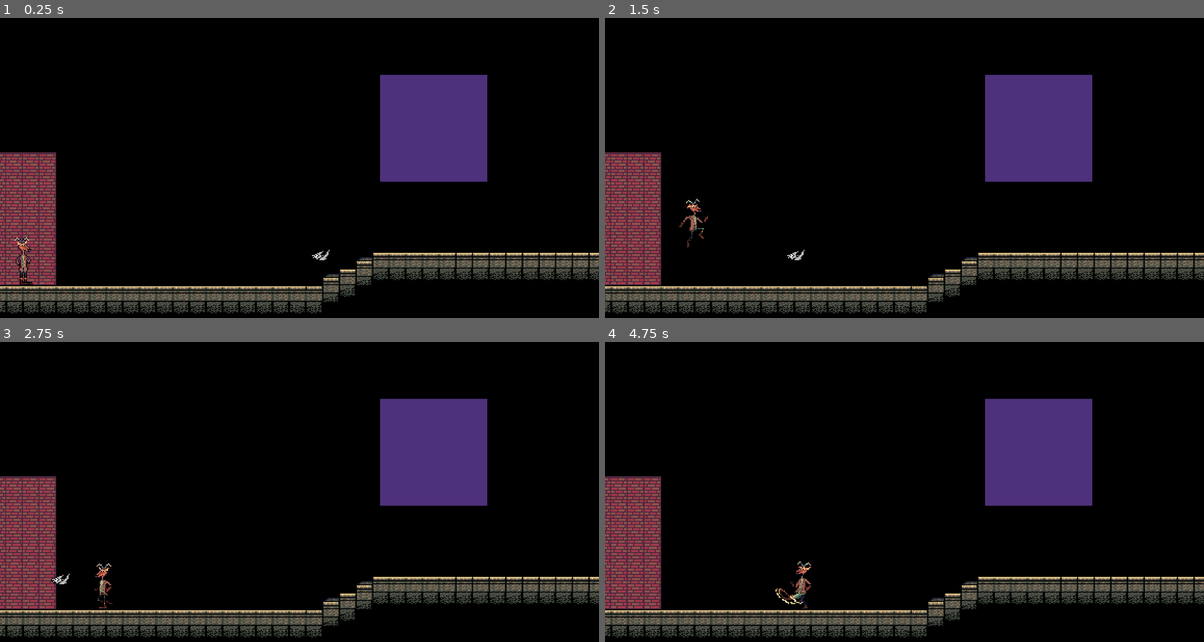
Above: before the commit, frames 1-4 (two rows, left to right).
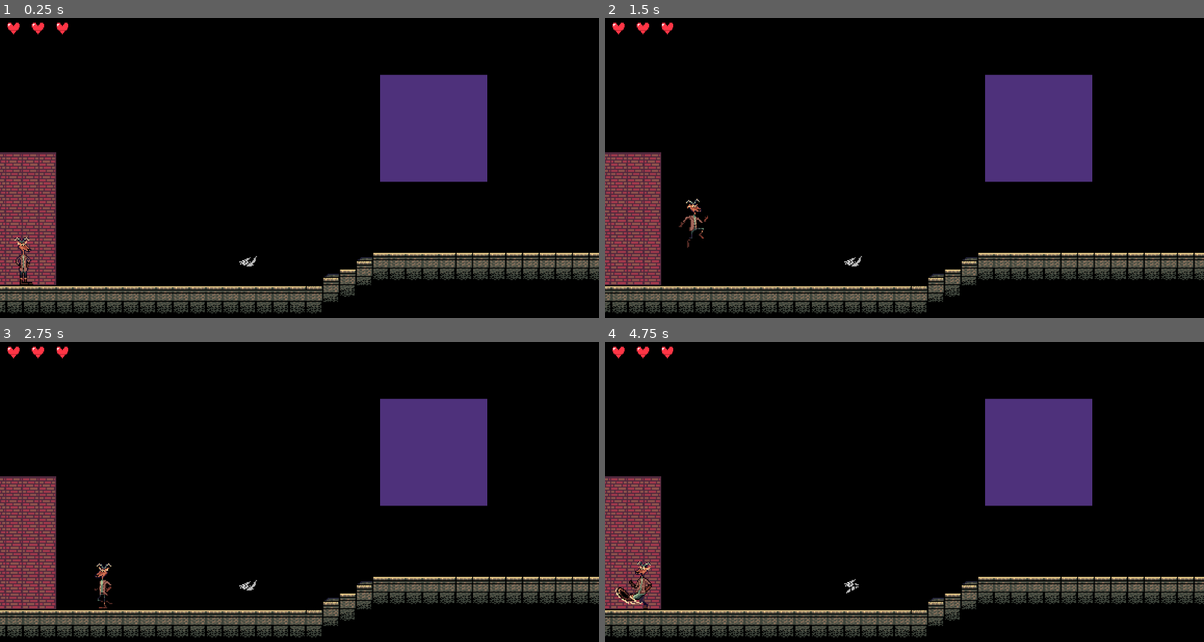
Above: after the commit, the same moments.

Repository: OcarinhaOfTime/gmtk_2025
Game: Godot game, scene res://scenes/physics_playground.tscn
Same seed, same stepped clock (60 frames per second), same inputs: the game is played once before the commit and once after it.
Inputs:
- Up to frame 1 (0.25 s): no input
- Up to frame 2 (1.5 s): hold D (move_right) from 0.53 s (still down); tap E (attack) at 0.6 s; tap W (move_up) at 0.77 s; tap Space (accept) at 1.35 s
- Up to frame 3 (2.75 s): tap W (move_up) at 1.52 s; tap E (attack) at 1.55, 2.1 s; release D (move_right) at 2.03 s; hold Left (move_left) from 2.03 s (still down)
- Up to frame 4 (4.75 s): release Left (move_left) at 2.78 s; hold D (move_right) 2.78-4.28 s; tap Shift (dash) at 2.85 s; tap W (move_up) at 3.02, 3.77, 4.52 s; tap E (attack) at 3.05, 3.8, 4.35 s; tap I (shoot) at 3.6 s; tap R (reload_game) at 4.15 s; hold Left (move_left) from 4.28 s (still down)

The runs differ from the first frame. In frame 1, 0.3% of the frame differs, in the area x 1-56%, y 1-83%; in frame 2, 0.3%; in frame 3, 0.3%; in frame 4, 0.9%, in the area x 1-43%, y 1-89%.

Commit message:
Added hud, attack collisions...

Diff:
--- a/project.godot
+++ b/project.godot
@@ -22,6 +22,12 @@
 [autoload]
 
 InputWrapper="*res://scripts/input_wrapper.gd"
+GameManager="*res://scripts/game_manager.gd"
+
+[global_group]
+
+player=""
+enemy=""
 
 [input]
 
--- a/scenes/enemy.tscn
+++ b/scenes/enemy.tscn
@@ -1,7 +1,8 @@
-[gd_scene load_steps=7 format=3 uid="uid://cyh2ffqolxs8r"]
+[gd_scene load_steps=8 format=3 uid="uid://cyh2ffqolxs8r"]
 
 [ext_resource type="Script" uid="uid://bv71a0nmdcv4q" path="res://scripts/enemy.gd" id="1_md0e3"]
 [ext_resource type="Texture2D" uid="uid://cux384bjf8jn1" path="res://sprites/npcs/bat.png" id="2_4ra3w"]
+[ext_resource type="Script" uid="uid://cllpdcivereov" path="res://scripts/health_component.gd" id="3_4ra3w"]
 
 [sub_resource type="AtlasTexture" id="AtlasTexture_j7wed"]
 atlas = ExtResource("2_4ra3w")
@@ -28,7 +29,7 @@
 [sub_resource type="CircleShape2D" id="CircleShape2D_5cnjq"]
 radius = 7.0
 
-[node name="enemy" type="Area2D"]
+[node name="enemy" type="Area2D" groups=["enemy"]]
 script = ExtResource("1_md0e3")
 speed = 50.0
 
@@ -39,3 +40,7 @@
 
 [node name="CollisionShape2D" type="CollisionShape2D" parent="."]
 shape = SubResource("CircleShape2D_5cnjq")
+
+[node name="HealthComponent" type="Node2D" parent="."]
+script = ExtResource("3_4ra3w")
+metadata/_custom_type_script = "uid://cllpdcivereov"
--- a/scenes/main.tscn
+++ b/scenes/main.tscn
@@ -126,7 +126,7 @@
 tile_set = ExtResource("6_tipki")
 
 [node name="foreground" type="TileMapLayer" parent="world"]
-z_index = 5
+z_index = -1
 tile_map_data = PackedByteArray("AAD1/wMAAQADAAwAAAD2/wMAAQADAAwAAAD3/wMAAQADAAwAAAD4/wMAAQADAAwAAAD5/wMAAQADAAwAAAD6/w …(1616 unchanged characters)…
 tile_set = ExtResource("6_tipki")
 
--- a/scenes/physics_playground.tscn
+++ b/scenes/physics_playground.tscn
@@ -1,11 +1,16 @@
-[gd_scene load_steps=9 format=4 uid="uid://cygpx11lfrcbv"]
+[gd_scene load_steps=12 format=4 uid="uid://cygpx11lfrcbv"]
 
 [ext_resource type="Script" uid="uid://bh73tehio0cnq" path="res://scripts/camera_2d.gd" id="1_xg02j"]
 [ext_resource type="PackedScene" uid="uid://cg4ryh153hehr" path="res://scenes/player.tscn" id="2_5cnjq"]
 [ext_resource type="Script" uid="uid://d1b7vua6g1m4l" path="res://scripts/debug_controls.gd" id="3_j7wed"]
+[ext_resource type="Script" uid="uid://dmo0dovy41too" path="res://scripts/hud.gd" id="4_civ24"]
+[ext_resource type="Texture2D" uid="uid://3bqgb0ig3fct" path="res://sprites/heart.png" id="4_j7wed"]
 [ext_resource type="TileSet" uid="uid://2evmh2xssyja" path="res://scenes/tileset1.tres" id="4_radsc"]
 [ext_resource type="PackedScene" uid="uid://cbaq4gwc2uqw2" path="res://scenes/ectoplasm.tscn" id="5_civ24"]
 [ext_resource type="PackedScene" uid="uid://cyh2ffqolxs8r" path="res://scenes/enemy.tscn" id="6_5cnjq"]
+
+[sub_resource type="StyleBoxFlat" id="StyleBoxFlat_j7wed"]
+bg_color = Color(0.6, 0.6, 0.6, 0)
 
 [sub_resource type="WorldBoundaryShape2D" id="WorldBoundaryShape2D_tbgi4"]
 
@@ -102,6 +107,54 @@
 layout_mode = 2
 text = "1.2"
 
+[node name="HUD" type="Control" parent="ui"]
+layout_mode = 3
+anchors_preset = 15
+anchor_right = 1.0
+anchor_bottom = 1.0
+grow_horizontal = 2
+grow_vertical = 2
+script = ExtResource("4_civ24")
+
+[node name="panel" type="PanelContainer" parent="ui/HUD"]
+layout_mode = 1
+anchors_preset = -1
+anchor_right = 1.0
+anchor_bottom = 0.15
+offset_left = 10.0
+offset_top = 10.0
+grow_horizontal = 2
+grow_vertical = 2
+theme_override_styles/panel = SubResource("StyleBoxFlat_j7wed")
+
+[node name="hbox" type="HBoxContainer" parent="ui/HUD/panel"]
+custom_minimum_size = Vector2(64, 0)
+layout_mode = 2
+size_flags_horizontal = 0
+size_flags_vertical = 0
+theme_override_constants/separation = 15
+
+[node name="heart" type="TextureRect" parent="ui/HUD/panel/hbox"]
+custom_minimum_size = Vector2(32, 32)
+layout_mode = 2
+texture = ExtResource("4_j7wed")
+expand_mode = 4
+stretch_mode = 4
+
+[node name="heart2" type="TextureRect" parent="ui/HUD/panel/hbox"]
+custom_minimum_size = Vector2(32, 32)
+layout_mode = 2
+texture = ExtResource("4_j7wed")
+expand_mode = 4
+stretch_mode = 4
+
+[node name="heart3" type="TextureRect" parent="ui/HUD/panel/hbox"]
+custom_minimum_size = Vector2(32, 32)
+layout_mode = 2
+texture = ExtResource("4_j7wed")
+expand_mode = 4
+stretch_mode = 4
+
 [node name="world" type="Node2D" parent="."]
 
 [node name="floor" type="StaticBody2D" parent="world"]
@@ -129,30 +182,30 @@
 tile_set = ExtResource("4_radsc")
 
 [node name="foreground" type="TileMapLayer" parent="world"]
-z_index = 5
+z_index = -1
 tile_map_data = PackedByteArray("AAD1/wMAAQADAAwAAAD2/wMAAQADAAwAAAD3/wMAAQADAAwAAAD4/wMAAQADAAwAAAD5/wMAAQADAAwAAAD6/w …(13552 unchanged characters)…
 tile_set = ExtResource("4_radsc")
 
 [node name="WorldEnvironment" type="WorldEnvironment" parent="."]
 environment = SubResource("Environment_tbgi4")
 
-[node name="Node2D" type="Node2D" parent="."]
-
-[node name="ectoplasm" parent="Node2D" instance=ExtResource("5_civ24")]
+[node name="ectoplasms" type="Node2D" parent="."]
+
+[node name="ectoplasm" parent="ectoplasms" instance=ExtResource("5_civ24")]
 position = Vector2(532, -49)
 
-[node name="ectoplasm2" parent="Node2D" instance=ExtResource("5_civ24")]
+[node name="ectoplasm2" parent="ectoplasms" instance=ExtResource("5_civ24")]
 position = Vector2(267, -103)
 
-[node name="ectoplasm3" parent="Node2D" instance=ExtResource("5_civ24")]
+[node name="ectoplasm3" parent="ectoplasms" instance=ExtResource("5_civ24")]
 position = Vector2(809, -80)
 
-[node name="ectoplasm4" parent="Node2D" instance=ExtResource("5_civ24")]
+[node name="ectoplasm4" parent="ectoplasms" instance=ExtResource("5_civ24")]
 position = Vector2(1488, -151)
 
-[node name="ectoplasm5" parent="Node2D" instance=ExtResource("5_civ24")]
+[node name="ectoplasm5" parent="ectoplasms" instance=ExtResource("5_civ24")]
 position = Vector2(1342, -75)
 
 [node name="enemy" parent="." instance=ExtResource("6_5cnjq")]
-position = Vector2(182, 18)
-speed = 100.0
+position = Vector2(87, 24)
+speed = 0.0
--- a/scenes/player.tscn
+++ b/scenes/player.tscn
@@ -12,6 +12,7 @@
 [ext_resource type="Script" uid="uid://cllpdcivereov" path="res://scripts/health_component.gd" id="10_y4r1p"]
 
 [sub_resource type="CapsuleShape2D" id="CapsuleShape2D_0wfyh"]
+radius = 6.0
 height = 36.0
 
 [sub_resource type="AtlasTexture" id="AtlasTexture_jej6c"]
@@ -271,18 +272,30 @@
 "speed": 10.0
 }]
 
-[node name="player" type="CharacterBody2D"]
+[sub_resource type="CircleShape2D" id="CircleShape2D_y4r1p"]
+radius = 14.0357
+
+[node name="player" type="CharacterBody2D" groups=["player"]]
 script = ExtResource("1_dqkch")
 
 [node name="CollisionShape2D" type="CollisionShape2D" parent="."]
+position = Vector2(1, 0)
 shape = SubResource("CapsuleShape2D_0wfyh")
 
 [node name="AnimatedSprite2D" type="AnimatedSprite2D" parent="."]
 position = Vector2(0, -6)
 sprite_frames = SubResource("SpriteFrames_tuyoq")
-animation = &"hurt"
+animation = &"jump_attack"
 autoplay = "idle"
 
 [node name="HealthComponent" type="Node2D" parent="."]
 script = ExtResource("10_y4r1p")
 metadata/_custom_type_script = "uid://cllpdcivereov"
+
+[node name="kick_hitbox" type="Area2D" parent="." groups=["player"]]
+position = Vector2(18, 0)
+monitoring = false
+
+[node name="CollisionShape2D" type="CollisionShape2D" parent="kick_hitbox" groups=["player"]]
+position = Vector2(-3, 0)
+shape = SubResource("CircleShape2D_y4r1p")
--- a/scripts/animated_shot.gd
+++ b/scripts/animated_shot.gd
@@ -5,6 +5,19 @@
 var dir = 1
 var exploding = false
 @onready var animated_shot = $animated_shot
+
+func _ready() -> void:
+	body_entered.connect(hit)
+	area_entered.connect(hit)
+
+func hit(b):
+	if b.is_in_group('player'):
+		return
+	if b.has_node('HealthComponent'):
+		b.get_node('HealthComponent').take_damage(1)
+
+	speed = 0
+	explode()
 
 func shoot(node, d):
 	dir = d
--- a/scripts/enemy.gd
+++ b/scripts/enemy.gd
@@ -3,6 +3,7 @@
 
 func _ready():
 	body_entered.connect(on_hit)
+	$HealthComponent.on_death.connect(queue_free)
 
 func on_hit(b):
 	if b.has_node('HealthComponent'):
--- /dev/null
+++ b/scripts/game_manager.gd
@@ -0,0 +1,7 @@
+extends Node
+
+
+# Called every frame. 'delta' is the elapsed time since the previous frame.
+func _process(_delta: float) -> void:
+	if Input.is_action_just_pressed('reload_game'):
+		get_tree().change_scene_to_file("res://scenes/physics_playground.tscn")
--- /dev/null
+++ b/scripts/hud.gd
@@ -0,0 +1,12 @@
+extends Control
+@onready var hearts = $panel/hbox.get_children()
+@onready var player_health = %player.get_node('HealthComponent')
+
+# Called when the node enters the scene tree for the first time.
+func _ready() -> void:
+	player_health.on_take_damage.connect(update_health)
+
+
+func update_health():
+	for i in range(len(hearts)):
+		hearts[i].visible = i < player_health.health
--- a/scripts/player.gd
+++ b/scripts/player.gd
@@ -18,10 +18,11 @@
 var direction = 0
 
 var ectoplasm = null
-
+@onready var kick_hitbox = $kick_hitbox
 @onready var animated_shot_scene = preload('res://scenes/animated_shot.tscn')
 
 func _ready() -> void:
+	kick_hitbox.visible = false
 	InputWrapper.on_jump.connect(jump)
 	InputWrapper.on_attack.connect(attack)
 	InputWrapper.on_shoot.connect(shoot)
@@ -31,6 +32,7 @@
 
 	anim.animation_finished.connect(on_animation_end)
 	$HealthComponent.on_take_damage.connect(take_dam)
+	kick_hitbox.area_entered.connect(on_kick_hit)
 
 func take_dam():
 	idle_timer = 0
@@ -43,6 +45,15 @@
 		return
 	is_attacking = true
 	anim.play('attack' if is_on_floor() else 'jump_attack')
+	await wait_for_n_process_frames(8)
+	kick_hitbox.monitoring = true
+	kick_hitbox.visible = true
+
+func on_kick_hit(b):
+	print(b.name)
+	if b.is_in_group('enemy') and b.has_node('HealthComponent'):
+		b.get_node('HealthComponent').take_damage(3)
+
 
 func shoot():
 	idle_timer = 0
@@ -80,6 +91,8 @@
 		await wait_for_floor()
 		is_attacking=false
 		anim.offset.x = 0
+		kick_hitbox.monitoring = false
+		kick_hitbox.visible = false
 
 	if is_shooting:
 		is_shooting=false
@@ -136,6 +149,7 @@
 	if velocity.x != 0:
 		idle_timer = 0
 		anim.flip_h = velocity.x < 0
+		kick_hitbox.position.x = -abs(kick_hitbox.position.x) if velocity.x < 0 else abs(kick_hitbox.position.x)
 
 	if is_attacking or is_shooting or taking_damage:
 		return
Not shown: 1 places in scenes/physics_playground.tscn that only renumber resources
Not shown: 1 places in scenes/player.tscn that only renumber resources
Binary file removed: scripts/anti_gif.gif
Not shown, added: scripts/game_manager.gd.uid
Not shown, added: scripts/hud.gd.uid
Binary file added: sprites/heart.png
Not shown, added: sprites/heart.png.import
